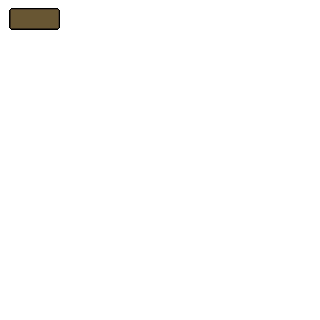
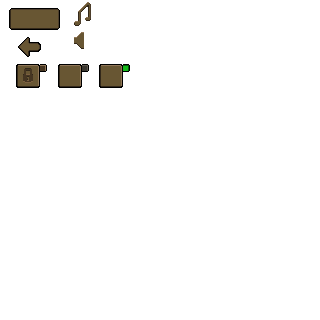
The second 320px x 320px image is a revision of the first. Changes to its layers:
painted on "Camada 1" over 16, 2, 130, 88
